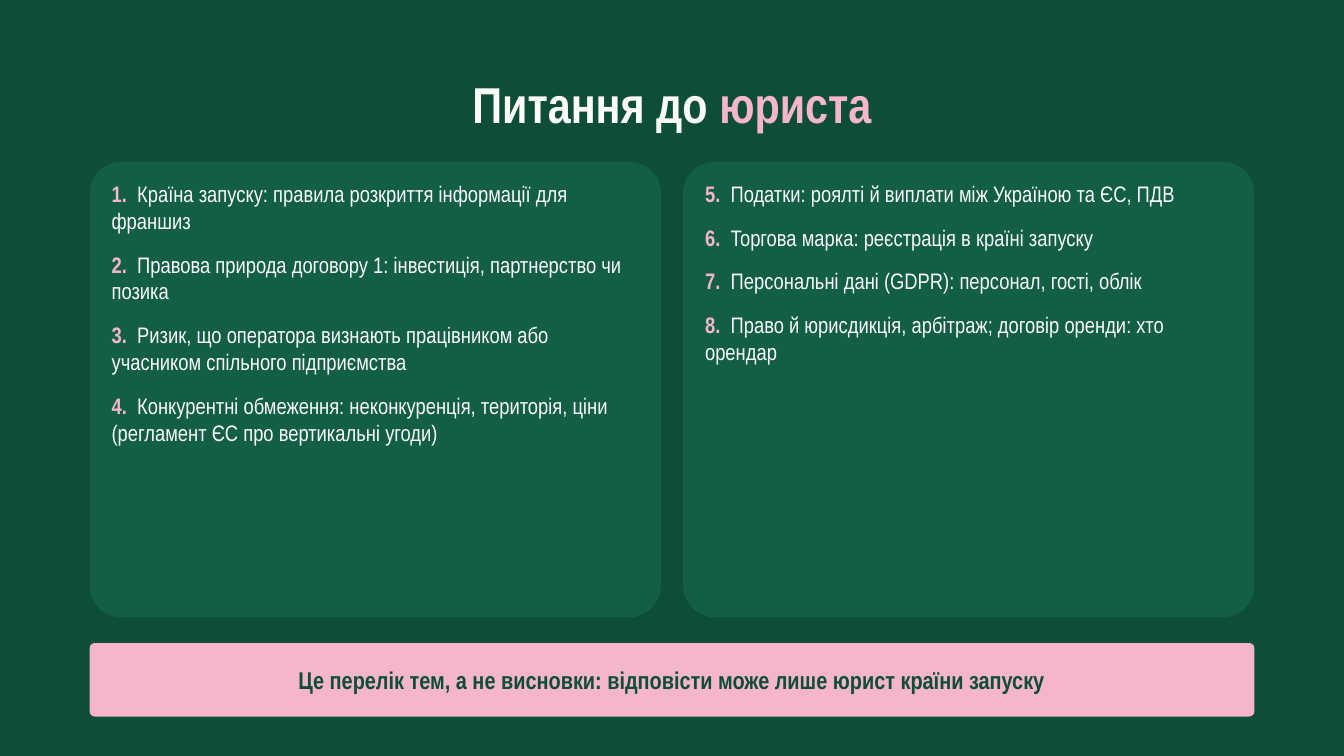
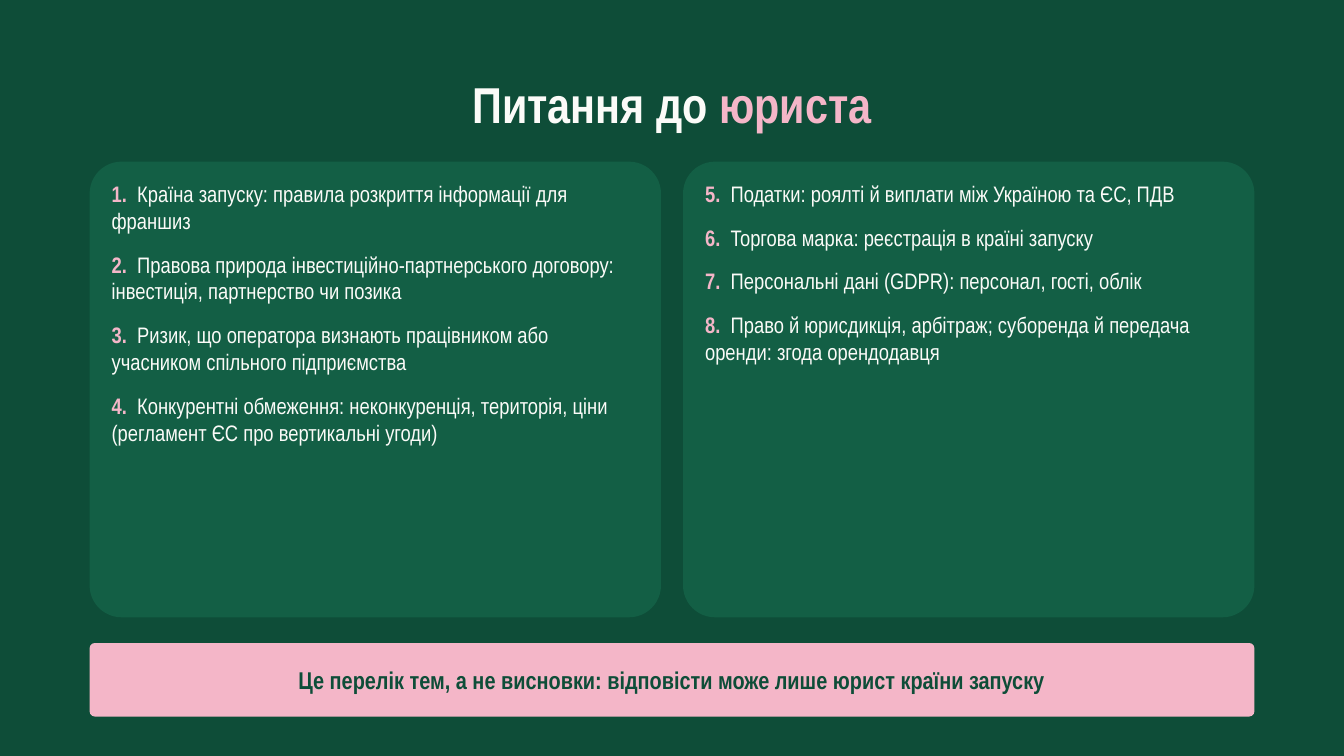
Before and after one commit to denfidiriv-cmyk/xcrypto, a slide deck: slide 28 of presentation_with_contract.pptx (slide 29 before the commit). Drawn at 1344x756 pixels with LibreOffice and Linux fonts; fonts in the diff are those of the drawing. Boxes give left, top, right and bottom in pixels: in the first picture for what was removed or moved away, otherwise in the second. Text is boxed around its words. In the diff, an @@ line names an element or a change of style, - is before the commit and + after.

```diff
--- a/presentation_with_contract.pptx
+++ b/presentation_with_contract.pptx
@@ text at box(112, 256, 614, 304): text changed @@
-2. Правова природа договору 1: інвестиція, партнерство чи позика
+2. Правова природа інвестиційно-партнерського договору: інвестиція, партнерство чи позика
@@ text at box(705, 316, 1189, 365): text changed @@
-8. Право й юрисдикція, арбітраж; договір оренди: хто орендар
+8. Право й юрисдикція, арбітраж; суборенда й передача оренди: згода орендодавця
```
Also in this commit, not shown: 1 other slide changed, 1 slide removed.
